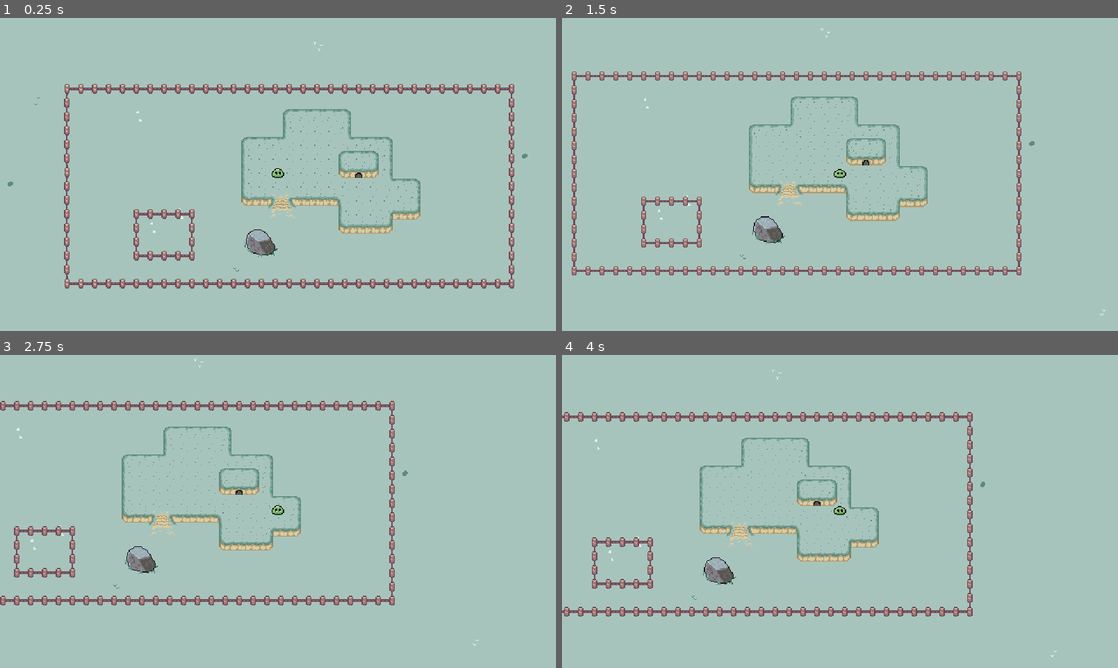
Above: before the commit, frames 1-4 (two rows, left to right).
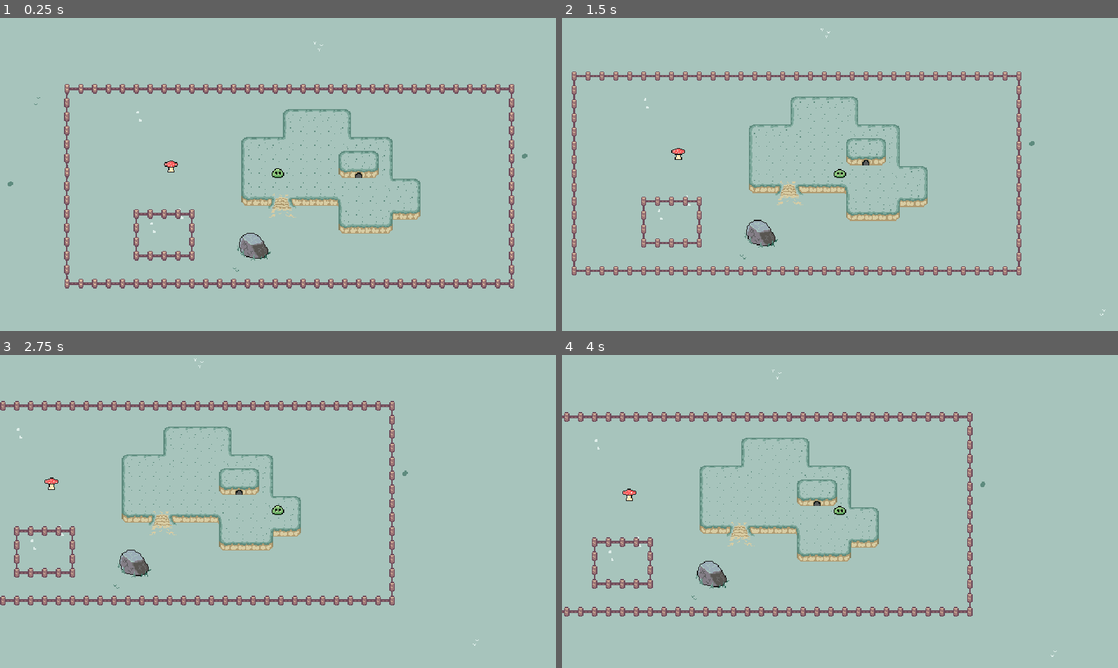
Above: after the commit, the same moments.

Repository: MisterCodo/slime
Game: Godot game, scene res://Levels/main.tscn
Two runs of this game, one before a commit and one after it. Both use one fixed random seed, a clock stepped at 60 frames per second and the inputs below.
Inputs:
- Up to frame 1 (0.25 s): no input
- Up to frame 2 (1.5 s): tap Enter at 0.5 s; hold D (ui_right) 0.53-1.28 s; tap E (action, bound only after the commit) at 0.6, 1.35 s; hold S (ui_down) from 1.28 s (still down)
- Up to frame 3 (2.75 s): tap Space at 2 s; release S (ui_down) at 2.03 s; hold D (ui_right) from 2.03 s (still down); tap E (action, bound only after the commit) at 2.1 s
- Up to frame 4 (4 s): release D (ui_right) at 2.78 s; hold W (ui_up) 2.78-3.53 s; tap E (action, bound only after the commit) at 2.85, 3.6 s; tap Enter at 3.5 s; hold A (ui_left) from 3.53 s (still down)

The runs differ from the first frame. In frame 1, 0.4% of the frame differs, in the area x 29-50%, y 45-78%; in frame 2, 0.4%, in the area x 19-41%, y 41-74%; in frame 3, 0.4%; in frame 4, 0.4%.

Commit message:
Progress on #5 Added mushroom scene. Added reusable action_box and hit_box scenes. Renamed some project layers. Added action user input.

Diff:
--- /dev/null
+++ b/Boxes/action_box.tscn
@@ -0,0 +1,7 @@
+[gd_scene format=3 uid="uid://dfkvnmniu68qx"]
+
+[node name="ActionBox" type="Area2D"]
+collision_layer = 0
+collision_mask = 0
+
+[node name="CollisionShape2d" type="CollisionShape2D" parent="."]
--- /dev/null
+++ b/Boxes/hit_box.tscn
@@ -0,0 +1,7 @@
+[gd_scene format=3 uid="uid://dm2bsgdcqwqvb"]
+
+[node name="hit_box" type="Area2D"]
+collision_layer = 0
+collision_mask = 0
+
+[node name="CollisionShape2d" type="CollisionShape2D" parent="."]
--- a/Characters/Slime/slime.tscn
+++ b/Characters/Slime/slime.tscn
@@ -1,7 +1,8 @@
-[gd_scene load_steps=29 format=3 uid="uid://kj25qgsqq3ws"]
+[gd_scene load_steps=31 format=3 uid="uid://kj25qgsqq3ws"]
 
 [ext_resource type="Script" path="res://Characters/Slime/slime.gd" id="1_errfk"]
 [ext_resource type="Texture2D" uid="uid://bvwd462qr4qqr" path="res://Art/SlimeSpritesheet.png" id="1_os1u1"]
+[ext_resource type="PackedScene" uid="uid://dm2bsgdcqwqvb" path="res://Boxes/hit_box.tscn" id="3_274a7"]
 
 [sub_resource type="RectangleShape2D" id="RectangleShape2D_1ktkj"]
 size = Vector2(6, 2.5)
@@ -237,7 +238,12 @@
 "walk_up": SubResource("Animation_547ea")
 }
 
+[sub_resource type="CapsuleShape2D" id="CapsuleShape2D_li256"]
+radius = 5.0
+height = 14.0
+
 [node name="slime" type="CharacterBody2D"]
+collision_layer = 2
 script = ExtResource("1_errfk")
 MAX_SPEED = 120.0
 ACCELERATION = 700.0
@@ -247,7 +253,6 @@
 texture = ExtResource("1_os1u1")
 hframes = 4
 vframes = 4
-frame = 8
 
 [node name="CollisionShape2d" type="CollisionShape2D" parent="."]
 position = Vector2(0, 0.5)
@@ -268,3 +273,14 @@
 }
 
 [node name="RemoteTransform2d" type="RemoteTransform2D" parent="."]
+
+[node name="hit_box" parent="." instance=ExtResource("3_274a7")]
+collision_layer = 4
+collision_mask = 8
+
+[node name="CollisionShape2d" parent="hit_box" index="0"]
+position = Vector2(0, -1)
+rotation = 1.5708
+shape = SubResource("CapsuleShape2D_li256")
+
+[editable path="hit_box"]
--- a/Levels/main.tscn
+++ b/Levels/main.tscn
@@ -1,10 +1,11 @@
-[gd_scene load_steps=11 format=3 uid="uid://c1p41tofrxvb5"]
+[gd_scene load_steps=12 format=3 uid="uid://c1p41tofrxvb5"]
 
 [ext_resource type="PackedScene" uid="uid://kj25qgsqq3ws" path="res://Characters/Slime/slime.tscn" id="1_r2xe2"]
 [ext_resource type="Texture2D" uid="uid://bkstgs1a4vfm6" path="res://Art/Grass.png" id="2_0b5v0"]
 [ext_resource type="Texture2D" uid="uid://b0jv6nq1t38ec" path="res://Art/Hills.png" id="3_xkd0f"]
 [ext_resource type="Texture2D" uid="uid://dvw0w625ccslo" path="res://Art/Fences.png" id="4_5qc43"]
 [ext_resource type="PackedScene" uid="uid://bnlr8arb7gsml" path="res://Objects/big_rock.tscn" id="5_baw76"]
+[ext_resource type="PackedScene" uid="uid://dxjhg8guf5sq8" path="res://Objects/mushroom.tscn" id="6_u4xer"]
 
 [sub_resource type="AnimationNodeStateMachinePlayback" id="AnimationNodeStateMachinePlayback_57sng"]
 
@@ -206,6 +207,7 @@
 
 [sub_resource type="TileSet" id="TileSet_hr5xn"]
 physics_layer_0/collision_layer = 1
+physics_layer_0/collision_mask = 0
 sources/0 = SubResource("TileSetAtlasSource_sfye2")
 sources/1 = SubResource("TileSetAtlasSource_su4rg")
 sources/2 = SubResource("TileSetAtlasSource_7e428")
@@ -217,9 +219,6 @@
 [node name="slime" parent="." instance=ExtResource("1_r2xe2")]
 position = Vector2(75, 91)
 y_sort_enabled = true
-
-[node name="Sprite2d" parent="slime" index="0"]
-frame = 0
 
 [node name="AnimationTree" parent="slime" index="2"]
 parameters/playback = SubResource("AnimationNodeStateMachinePlayback_57sng")
@@ -257,6 +256,10 @@
 metadata/_edit_lock_ = true
 
 [node name="big_rock" parent="." instance=ExtResource("5_baw76")]
-position = Vector2(56, 174)
+position = Vector2(48, 178)
+
+[node name="Mushroom" parent="." instance=ExtResource("6_u4xer")]
+position = Vector2(-48, 82)
 
 [editable path="slime"]
+[editable path="slime/hit_box"]
--- /dev/null
+++ b/Objects/mushroom.gd
@@ -0,0 +1,16 @@
+extends Node2D
+
+var pickable = false
+
+func _process(delta):
+	if pickable and Input.is_action_just_pressed("action"):
+		print("picked mushroom")
+		queue_free()
+
+func _on_action_box_area_entered(area):
+	print("entered mushroom area")
+	pickable = true
+
+func _on_action_box_area_exited(area):
+	print("exited mushroom area")
+	pickable = false
--- /dev/null
+++ b/Objects/mushroom.tscn
@@ -0,0 +1,26 @@
+[gd_scene load_steps=5 format=3 uid="uid://dxjhg8guf5sq8"]
+
+[ext_resource type="Script" path="res://Objects/mushroom.gd" id="1_c3g7b"]
+[ext_resource type="Texture2D" uid="uid://cgq5omptm728j" path="res://Art/Mushroom.png" id="1_ysoxi"]
+[ext_resource type="PackedScene" uid="uid://dfkvnmniu68qx" path="res://Boxes/action_box.tscn" id="3_my757"]
+
+[sub_resource type="CircleShape2D" id="CircleShape2D_bu6yd"]
+radius = 6.0
+
+[node name="Mushroom" type="Node2D"]
+script = ExtResource("1_c3g7b")
+
+[node name="Sprite2d" type="Sprite2D" parent="."]
+texture = ExtResource("1_ysoxi")
+
+[node name="ActionBox" parent="." instance=ExtResource("3_my757")]
+collision_layer = 8
+collision_mask = 4
+
+[node name="CollisionShape2d" parent="ActionBox" index="0"]
+shape = SubResource("CircleShape2D_bu6yd")
+
+[connection signal="area_entered" from="ActionBox" to="." method="_on_action_box_area_entered"]
+[connection signal="area_exited" from="ActionBox" to="." method="_on_action_box_area_exited"]
+
+[editable path="ActionBox"]
--- a/project.godot
+++ b/project.godot
@@ -47,6 +47,19 @@
 , Object(InputEventJoypadMotion,"resource_local_to_scene":false,"resource_name":"","device":0,"axis":1,"axis_value":1.0,"script":null)
 ]
 }
+action={
+"deadzone": 0.5,
+"events": [Object(InputEventKey,"resource_local_to_scene":false,"resource_name":"","device":0,"window_id":0,"alt_pressed":false,"shift_pressed":false,"ctrl_pressed":false,"meta_pressed":false,"pressed":false,"keycode":69,"physical_keycode":0,"unicode":0,"echo":false,"script":null)
+, Object(InputEventJoypadButton,"resource_local_to_scene":false,"resource_name":"","device":-1,"button_index":0,"pressure":0.0,"pressed":false,"script":null)
+]
+}
+
+[layer_names]
+
+2d_render/layer_1="World"
+2d_render/layer_2="Slime"
+2d_render/layer_3="SlimeHitBox"
+2d_render/layer_4="ObjectActionBox"
 
 [rendering]
 
Binary file added: Art/Mushroom.png
Not shown, added: Art/Mushroom.png.import
